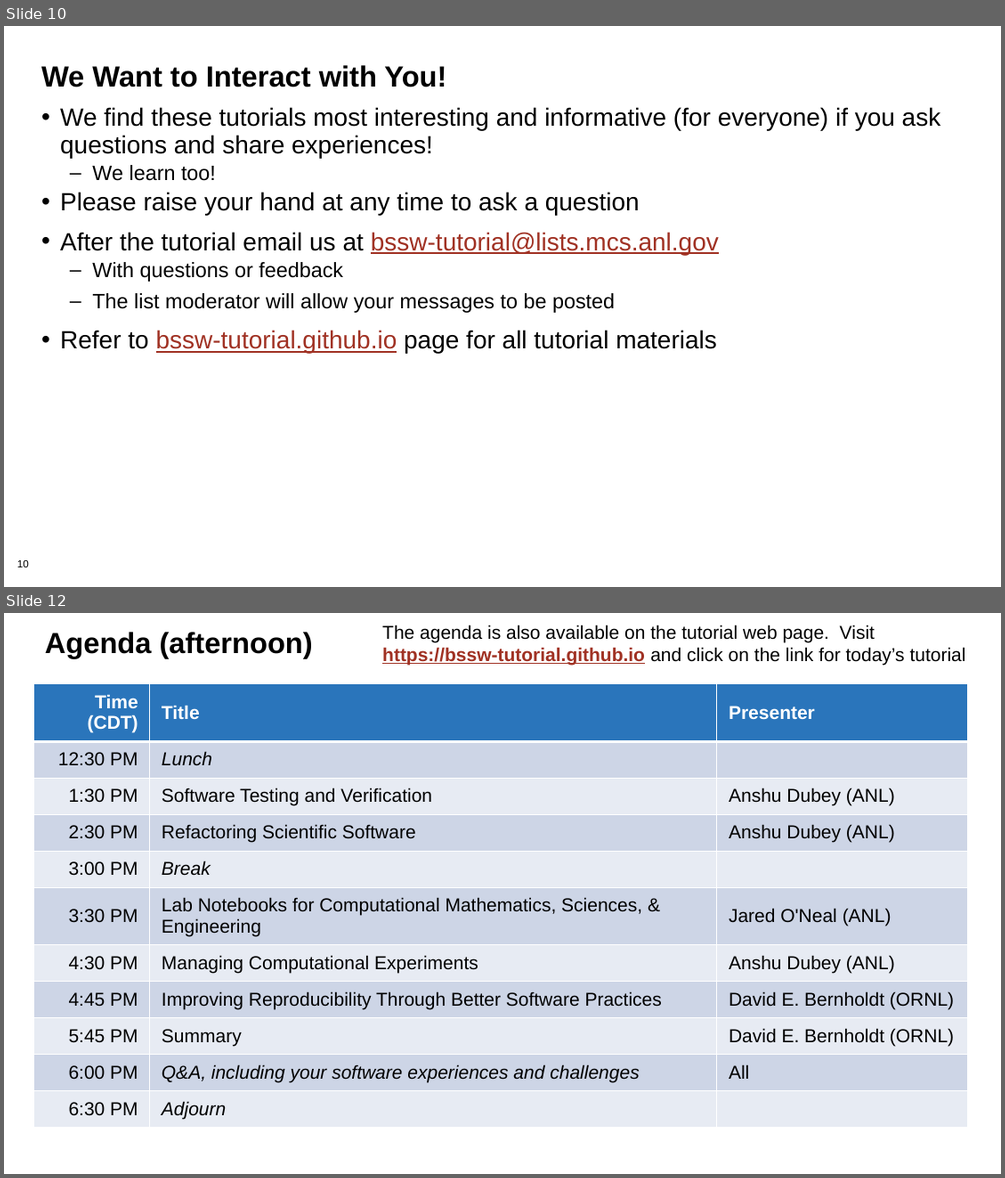
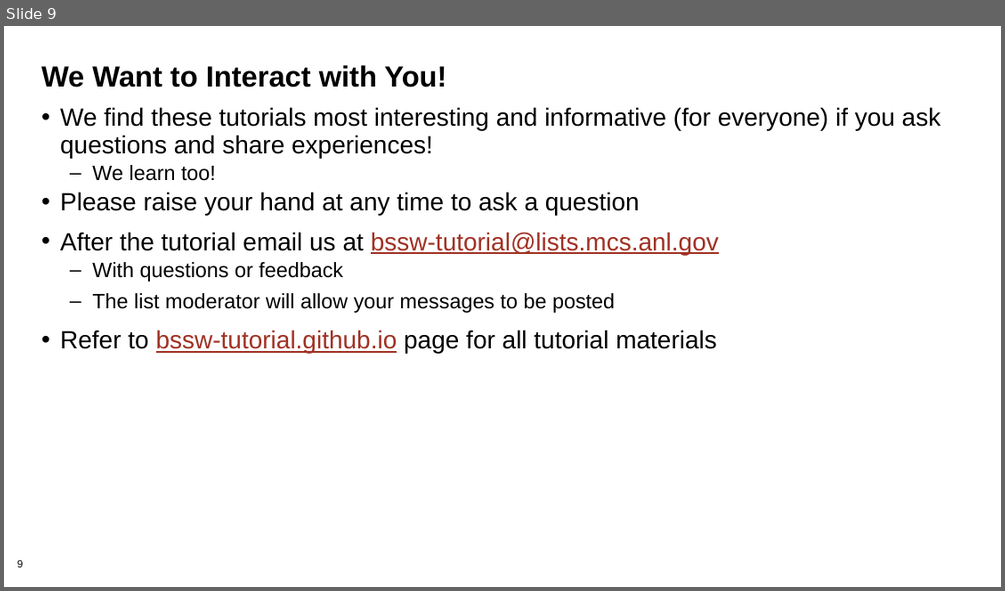
Before and after one commit to bssw-tutorial/presentations, a slide deck: intro-a.pptx. Shown one above the other, each under a label of ours: slides 10 and 12 before the commit, slide 9 after it; the slides between them are not shown. The pictures are 1005x1178 and 1005x591 pixels, drawn with LibreOffice and Linux fonts; fonts in the diff are those of the drawing; background and template pictures are left out. Boxes give left, top, right and bottom in pixels: in the first picture for what was removed or moved away, otherwise in the second. Text is boxed around its words. In the diff, an @@ line names an element or a change of style, - is before the commit and + after.

```diff
--- a/intro-a.pptx
+++ b/intro-a.pptx
@@ slide 12 removed at (x1=4, y1=613, x2=1001, y2=1174), background #FFFFFF @@
@@ title removed at (x1=45, y1=632, x2=313, y2=658) @@
-Agenda (afternoon)
@@ text removed at (x1=382, y1=625, x2=966, y2=666) @@
-The agenda is also available on the tutorial web page. Visit https://bssw-tutorial.github.io and click on the link for today’s tutorial
@@ table removed at (x1=34, y1=684, x2=967, y2=1147), 11 rows, 3 columns @@
-Time (CDT) | Title | Presenter
-12:30 PM | Lunch | 
-1:30 PM | Software Testing and Verification | Anshu Dubey (ANL)
-2:30 PM | Refactoring Scientific Software | Anshu Dubey (ANL)
-3:00 PM | Break | 
-3:30 PM | Lab Notebooks for Computational Mathematics, Sciences, & Engineering | Jared O'Neal (ANL)
-4:30 PM | Managing Computational Experiments | Anshu Dubey (ANL)
-4:45 PM | Improving Reproducibility Through Better Software Practices | David E. Bernholdt (ORNL)
-5:45 PM | Summary | David E. Bernholdt (ORNL)
-6:00 PM | Q&A, including your software experiences and challenges | All
-6:30 PM | Adjourn | 
@@ what was slide 10 is now slide 9 @@
@@ page number at (x1=17, y1=560, x2=23, y2=567): text changed @@
-10
+9
```
Also in this commit, not shown: 6 slides changed, 1 other slide removed, 3 other files.
